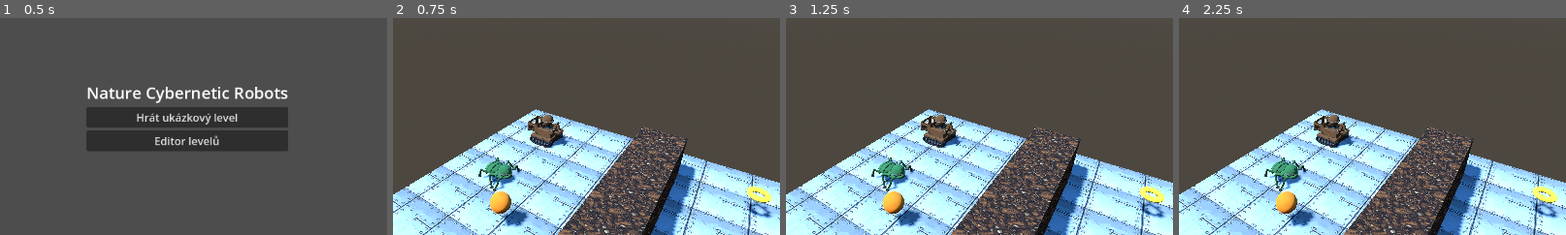
Above: before the commit, frames 1-4 (left to right).
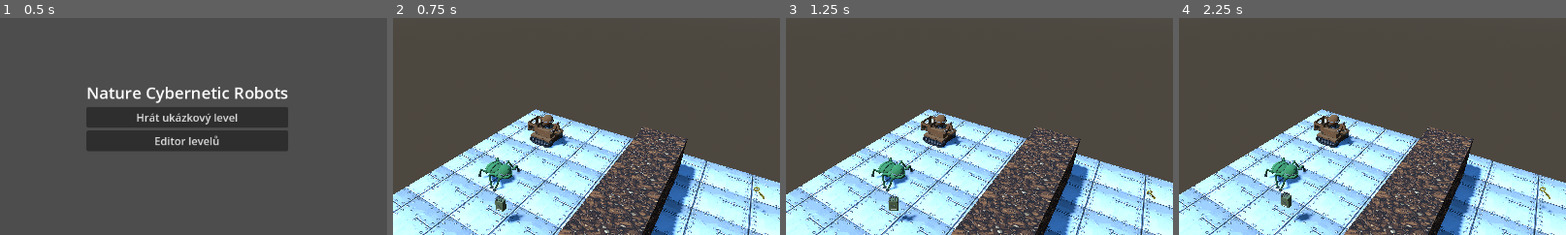
Above: after the commit, the same moments.

Repository: zbynekrybicka/NCR
Game: Godot game, scene res://app/scenes/main.tscn
Same seed, same stepped clock (60 frames per second), same inputs: the game is played once before the commit and once after it.
Inputs:
- Up to frame 1 (0.5 s): no input
- Up to frame 2 (0.75 s): click "Hrát ukázkový level" at 0.5 s
- Up to frame 3 (1.25 s): no input
- Up to frame 4 (2.25 s): click "Menu" at 1.25 s; click "Hrát ukázkový level" at 2 s
The pictures show only the part of the screen within x 30-80%, y 25-75%; the shares and areas given below are measured in that part.

Frame 1 is identical in both runs. In frame 2, 1.4% of the frame differs, in the area x 25-98%, y 77-97%; in frame 3, 1.4%; in frame 4, 1.4%.

Commit message:
Kanystr, klíč a service kit mají finální podobu

Diff:
--- /dev/null
+++ b/game/app/view/item_view.gd
@@ -0,0 +1,111 @@
+class_name ItemView
+extends Node3D
+
+## Plovoucí předmět na zemi — volně ležící klíč, kanystr nebo service kit
+## (import-assets §4.2). Vnější uzel (tenhle) drží POZICI V MŘÍŽCE stejně
+## jako dřív holý `MeshInstance3D` — hýbe jím `WorldView`/`EventAnimator`
+## (`item_node()`/`key_node()` tweenují jeho `.position` při přejezdu
+## plošiny, `event_animator.gd:283`). Vnitřní uzel `_float` dělá idle pohyb
+## (otáčení kolem svislé osy + pomalé pohupování nahoru/dolů, zadání) — model
+## uvnitř o pohybu po mřížce neví, stejný princip odstínění jako u RobotView.
+##
+## Chybějící `.glb` NENÍ chyba: použije se dosavadní placeholder (koule/
+## torus, přesunuté sem z `world_view.gd`), ať se otáčí a pohupuje stejně
+## jako reálný model (§2.4 — každý model má fallback).
+
+enum Kind { KEY, FUEL, SERVICE_KIT }
+
+const MODEL_PATHS := {
+	Kind.KEY: "res://assets/items/key.glb",
+	Kind.FUEL: "res://assets/items/canister.glb",
+	Kind.SERVICE_KIT: "res://assets/items/service_kit.glb",
+}
+
+const PLACEHOLDER_COLORS := {
+	Kind.KEY: Color(1.0, 0.85, 0.2),
+	Kind.FUEL: Color(0.9, 0.5, 0.1),
+	Kind.SERVICE_KIT: Color(0.3, 0.8, 0.9),
+}
+
+const SPIN_SPEED := 0.9          # rad/s kolem svislé osy
+const BOB_AMPLITUDE := 0.05      # kostky nahoru/dolů od klidové polohy
+const BOB_PERIOD := 2.4          # s, celý cyklus nahoru-dolů-nahoru
+
+static var _scene_cache: Dictionary = {}   # cesta -> PackedScene | null
+
+var kind: int = -1
+
+var _float: Node3D
+var _phase: float = 0.0
+
+## Náhodná počáteční fáze (`randf() * TAU`), ať několik předmětů v levelu
+## nepulzuje synchronně — čistě kosmetický detail idle animace.
+static func create(p_kind: int) -> ItemView:
+	var view := ItemView.new()
+	view.kind = p_kind
+	view.name = "Item_%s" % ["key", "fuel", "service_kit"][p_kind]
+	view._phase = randf() * TAU
+
+	view._float = Node3D.new()
+	view._float.name = "Float"
+	view.add_child(view._float)
+
+	var model := _instantiate_model(p_kind)
+	view._float.add_child(model if model != null else _placeholder(p_kind))
+
+	return view
+
+static func for_item_type(item_type: int) -> ItemView:
+	return create(kind_for_item_type(item_type))
+
+## Sdílené s `WorldView.refresh_items()`, aby poznal, jestli se `GridTypes.ItemType`
+## na dané buňce oproti dřívějšku změnil, nebo jestli jde nechat stávající uzel
+## (a jeho idle animaci) na pokoji.
+static func kind_for_item_type(item_type: int) -> int:
+	return Kind.FUEL if item_type == GridTypes.ItemType.FUEL else Kind.SERVICE_KIT
+
+static func for_key() -> ItemView:
+	return create(Kind.KEY)
+
+func _process(delta: float) -> void:
+	_phase += delta
+	_float.rotation.y += SPIN_SPEED * delta
+	_float.position.y = BOB_AMPLITUDE * sin(_phase * TAU / BOB_PERIOD)
+
+static func _instantiate_model(p_kind: int) -> Node3D:
+	var path: String = MODEL_PATHS.get(p_kind, "")
+	if path == "":
+		return null
+	if not _scene_cache.has(path):
+		# `load()` na GLB není zadarmo a scéna se staví znovu při každém
+		# restartu levelu (level_controller.gd), proto cache.
+		_scene_cache[path] = load(path) if ResourceLoader.exists(path) else null
+	var scene: PackedScene = _scene_cache[path]
+	if scene == null:
+		return null
+	var model := scene.instantiate() as Node3D
+	if model != null:
+		model.name = "Model"
+	return model
+
+## Dosavadní placeholder z `world_view.gd` (koule pro kanystr/service kit,
+## torus pro klíč) — jen přestěhovaný sem, ať ho `ItemView` může otáčet a
+## pohupovat stejně jako reálný model.
+static func _placeholder(p_kind: int) -> Node3D:
+	var material := StandardMaterial3D.new()
+	material.albedo_color = PLACEHOLDER_COLORS[p_kind]
+	var node := MeshInstance3D.new()
+	node.name = "Placeholder"
+	if p_kind == Kind.KEY:
+		var mesh := TorusMesh.new()
+		mesh.inner_radius = 0.1
+		mesh.outer_radius = 0.2
+		mesh.material = material
+		node.mesh = mesh
+	else:
+		var mesh := SphereMesh.new()
+		mesh.radius = 0.2
+		mesh.height = 0.4
+		mesh.material = material
+		node.mesh = mesh
+	return node
--- a/game/app/view/world_view.gd
+++ b/game/app/view/world_view.gd
@@ -587,39 +587,45 @@
 			return pump.current_direction
 	return 0
 
+## Volá se nejen při ITEM_PICKED_UP/ITEM_DROPPED/KEY_PICKED_UP a PLATFORM_MOVED
+## (event_animator.gd), ale i po KAŽDÉ dokončené animaci (level_controller.gd
+## `_on_animation_finished()` — bezpečnostní dorovnání stavu, ne jen pro
+## předměty). Uzly ale nesou vlastní idle animaci (otáčení + pohupování,
+## `ItemView._process()`) s náhodnou fází — kdyby se tu bouraly a stavěly
+## znovu při každém volání jako dřív u holých placeholder meshů, každý krok
+## nebo otočka by všechny předměty v levelu viditelně přehodily do startovní
+## pózy. Proto se sáhne jen na skutečný rozdíl (přidané/odebrané/změněné
+## buňky) a nedotčené uzly si svou animaci nesou dál.
 func refresh_items() -> void:
-	for node in _item_nodes.values():
-		node.queue_free()
-	_item_nodes.clear()
+	for cell in _item_nodes.keys():
+		if not world.items_on_ground.has(cell):
+			_item_nodes[cell].queue_free()
+			_item_nodes.erase(cell)
 	for cell in world.items_on_ground.keys():
-		var mesh := SphereMesh.new()
-		mesh.radius = 0.2
-		mesh.height = 0.4
-		var material := StandardMaterial3D.new()
-		material.albedo_color = Color(0.9, 0.5, 0.1) \
-			if world.items_on_ground[cell] == GridTypes.ItemType.FUEL \
-			else Color(0.3, 0.8, 0.9)
-		mesh.material = material
-		var node := MeshInstance3D.new()
-		node.mesh = mesh
+		var item_type: int = world.items_on_ground[cell]
+		var existing: ItemView = _item_nodes.get(cell)
+		if existing != null and existing.kind == ItemView.kind_for_item_type(item_type):
+			continue
+		if existing != null:
+			existing.queue_free()
+		var node := ItemView.for_item_type(item_type)
 		node.position = cell_to_position(cell)
 		add_child(node)
 		_item_nodes[cell] = node
 
-	if _key_node != null and is_instance_valid(_key_node):
+	var key_should_exist := world.key_holder == -1
+	var key_exists := _key_node != null and is_instance_valid(_key_node)
+	if key_exists and not key_should_exist:
 		_key_node.queue_free()
-	if world.key_holder == -1:
-		var key_mesh := TorusMesh.new()
-		key_mesh.inner_radius = 0.1
-		key_mesh.outer_radius = 0.2
-		var key_material := StandardMaterial3D.new()
-		key_material.albedo_color = Color(1.0, 0.85, 0.2)
-		key_mesh.material = key_material
-		var key_node := MeshInstance3D.new()
-		key_node.mesh = key_mesh
-		key_node.position = cell_to_position(world.key_position)
-		add_child(key_node)
-		_key_node = key_node
+		_key_node = null
+	elif key_should_exist and not key_exists:
+		_key_node = ItemView.for_key()
+		add_child(_key_node)
+	if key_should_exist:
+		# Poloha se dorovnává vždycky (ne jen při vzniku uzlu) — klíč se může
+		# přesunout po plošině, aniž by přestal ležet na zemi (viz komentář
+		# funkce výš).
+		_key_node.position = cell_to_position(world.key_position)
 
 func robot_node(index: int) -> Node3D:
 	if index < 0 or index >= _robot_nodes.size():
Not shown, added: game/app/view/item_view.gd.uid
Binary file added: game/assets/items/canister.glb
Not shown, added: game/assets/items/canister.glb.import
Binary file added: game/assets/items/key.glb
Not shown, added: game/assets/items/key.glb.import
Binary file added: game/assets/items/service_kit.glb
Not shown, added: game/assets/items/service_kit.glb.import
Not shown, changed: blender/README.md
Not shown, added: blender/items/build_items.py
Not shown, added: blender/items/common.py
Not shown, added: blender/items/items_spec.py
Not shown, added: blender/items/part_01_key.py
(and 3 more such lines)
